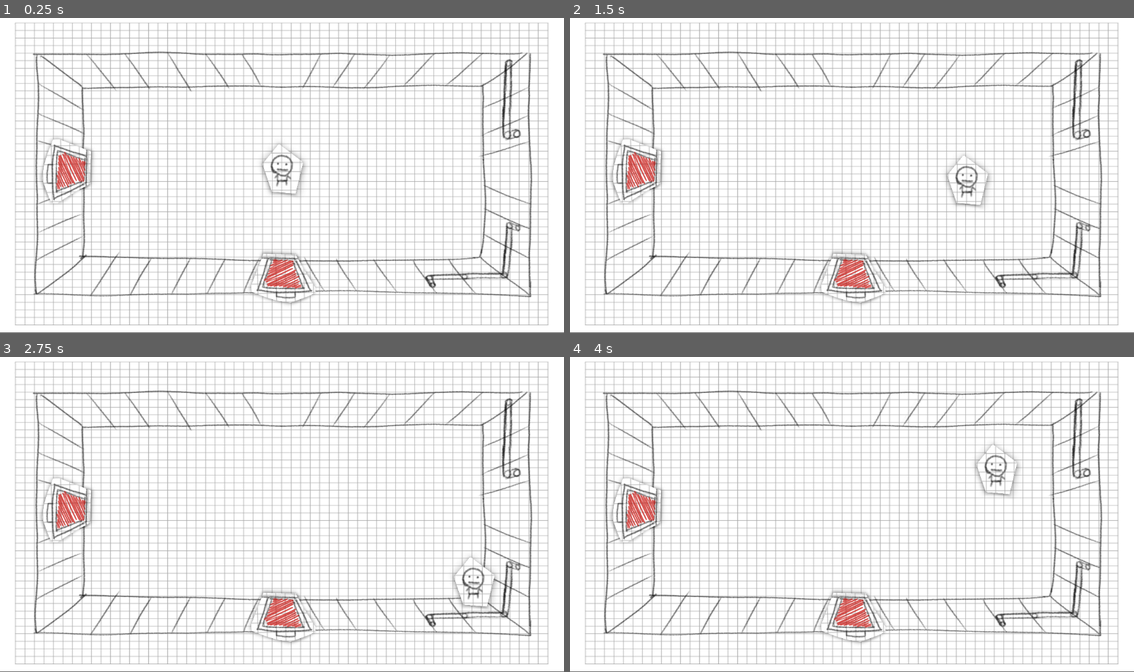
Above: before the commit, frames 1-4 (two rows, left to right).
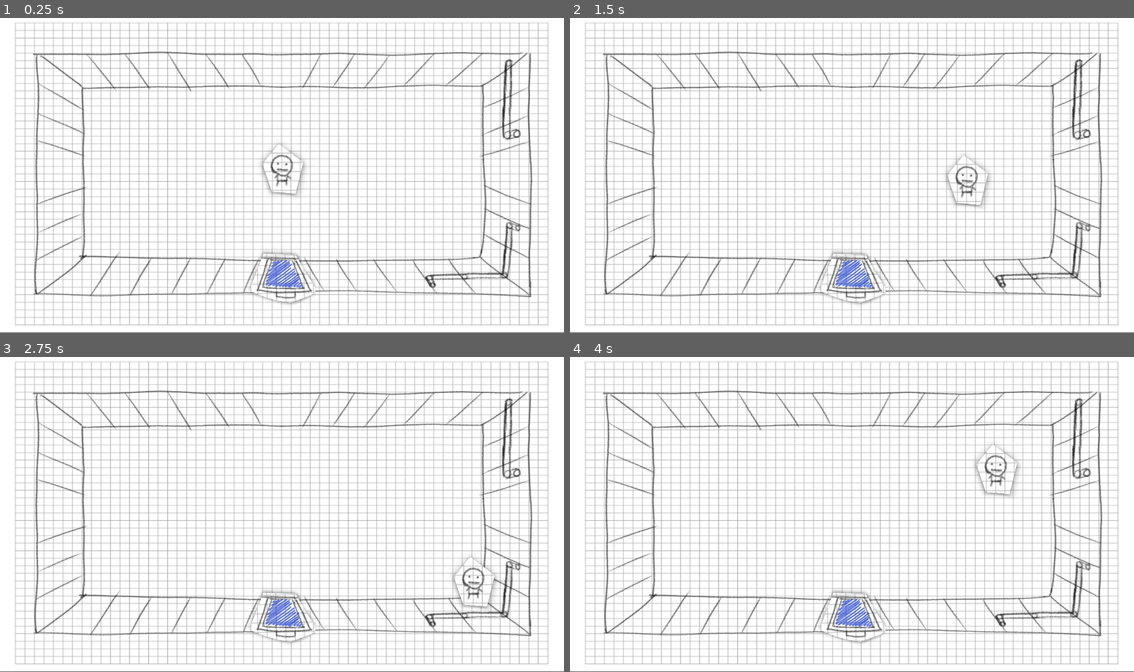
Above: after the commit, the same moments.

Repository: Hadrex0/a-game-in-which-one-player-escapes-the-aliens-and-the-other-helps-him-by-controlling-the-spaceship
Game: Godot game, scene res://scenes/map/main/dungeon.tscn
The game is run twice, just before and just after one commit, with the same random seed, the same clock (stepped at 60 frames per second) and the same inputs.
Inputs:
- Up to frame 1 (0.25 s): no input
- Up to frame 2 (1.5 s): tap Enter at 0.5 s; hold D (move_right) 0.53-1.28 s; hold S (move_down) from 1.28 s (still down)
- Up to frame 3 (2.75 s): release S (move_down) at 2.03 s; hold D (move_right) from 2.03 s (still down)
- Up to frame 4 (4 s): release D (move_right) at 2.78 s; hold W (move_up) 2.78-3.53 s; hold A (move_left) from 3.53 s (still down)

The runs differ from the first frame. In frame 1, 1.5% of the frame differs, in the area x 7-54%, y 37-86%; in frame 2, 1.5%; in frame 3, 1.5%; in frame 4, 1.5%.

Commit message:
done random generating door colors
- the door color is randomized.
- there are no one-way connections.
- every connection have one color for doors.

Diff:
--- a/scenes/map/main/dungeon_manager.gd
+++ b/scenes/map/main/dungeon_manager.gd
@@ -46,6 +46,7 @@
 		"id": id,
 		"pos": pos,
 		"doors": [false, false, false, false],
+		"doors_color": [-1, -1, -1, -1],
 		"connections": [-1, -1, -1, -1],
 		"room_scene" : PackedScene
 	}
@@ -139,10 +140,14 @@
 
 # Create connections between the rooms of the spaceship.
 func _add_branches(probability: float):
+	# Set id of isolated room as last room id.
+	var next_isolated_id = next_id
+
 	# Go through all of the rooms.
 	for x in range(_dimensions.x):
 		for y in range(_dimensions.y):
 			var room = dungeon[x][y]
+
 			if room == null: #if at x,y is no room, skip those coordinates.
 				continue
 
@@ -151,6 +156,7 @@
 				var dir = DIRECTIONS[i]
 				var nx = x+dir.x
 				var ny = y+dir.y
+				var random_color: int = randi_range(0, 3)
 
 				# If if the next room coordinates are within the dungeon skip those coordinates.
 				if nx < 0 or nx >= _dimensions.x or ny < 0 or ny >= _dimensions.y:
@@ -160,17 +166,26 @@
 				if dungeon[nx][ny] == null:
 					if randf() >= probability:
 						continue
-					dungeon[nx][ny] = make_room(next_id, Vector2i(nx, ny))
-					next_id += 1
-					room.doors[i] = true
-
-				# Set connections to room id, for representing corridor.
-				room.connections[i] = dungeon[nx][ny].id
-				dungeon[nx][ny].connections[(i+2)%4] = room.id
-
-				# Set doors to true for spawning doors.
-				room.doors[i] = true
-				dungeon[nx][ny].doors[(i+2)%4] = true
+					dungeon[nx][ny] = make_room(next_isolated_id, Vector2i(nx, ny))
+					next_isolated_id += 1
+
+				# Check if there is no connection yet and if the connection is with singular room.
+				if room.connections[i] == -1 and !(room.id > next_id or dungeon[nx][ny].id > next_id):
+					_set_door_data(i, random_color, room, nx, ny)
+
+func _set_door_data(door_id: int, door_color: int, room, room_x: int, room_y: int) -> void:
+	var opposite_id = (door_id+2)%4
+
+	# Set connections to room id, for representing corridor.
+	room.connections[door_id] = dungeon[room_x][room_y].id
+	dungeon[room_x][room_y].connections[opposite_id] = room.id
+
+	# Set doors to true for spawning doors.
+	room.doors[door_id] = true
+	dungeon[room_x][room_y].doors[opposite_id] = true
+
+	room.doors_color[door_id] = door_color
+	dungeon[room_x][room_y].doors_color[opposite_id] = door_color
 
 #---ROOM-DISPLAY------------------
 
@@ -193,7 +208,7 @@
 	# Print all doors in correct positions.
 	for i in 4:
 		if cell.doors[i]:
-			room.call_deferred("add_door", i, cell.connections[i])
+			room.call_deferred("add_door", i, cell.connections[i], cell.doors_color[i])
 
 	# Debug print
 	_print_current_room()
@@ -239,7 +254,49 @@
 		for y in range(_dimensions.y):
 			var r = dungeon[x][y]
 			if r != null:
-				print("Room ", r.id, " at ", r.pos, " connects to ", r.connections)
+				# Start the line variable
+				var line = "Room "
+
+				# Goal: line = "Room xx at ("
+				if r.id < 10:
+					line += " "
+				line += str(r.id) + " at ("
+
+				# Goal: line = "Room xx at (xx,"
+				if r.pos.x < 10:
+					line += " "
+				line += str(r.pos.x) + ","
+
+				# Goal: line = "Room xx at (xx,xx) connects to ["
+				if r.pos.y < 10:
+					line += " "
+				line += str(r.pos.y) + ") connects to ["
+
+				# Goal: line = "Room xx at (xx,xx) connects to [xx/C, xx/C, xx/C, xx/C]"
+				for i in 4:
+					if r.connections[i] == -1:
+						line += " -/-"
+					else:
+						if r.connections[i] < 10:
+							line += " "
+						line += str(r.connections[i]) + "/"
+
+						# Get color first leter from doors_color
+						match r.doors_color[i]:
+							0:
+								line += "R"
+							1:
+								line += "B"
+							2:
+								line += "G"
+							3:
+								line += "Y"
+					if i < 3:
+						line += ", "
+				line += "]"
+
+				# Print formatted line.
+				print(line)
 
 # Print room in which Player is located.
 func _print_current_room() -> void:
--- a/scenes/map/main/game_manager.gd
+++ b/scenes/map/main/game_manager.gd
@@ -11,9 +11,9 @@
 # Variables for Player 2.
 signal color_stance_changed
 var red = false #stance of red color items
-var blue = false #stance of red color items
-var green = false #stance of red color items
-var yellow = false #stance of red color items
+var blue = false #stance of blue color items
+var green = false #stance of green color items
+var yellow = false #stance of yellow color items
 
 #---INITIALIZE-VARIABLES----------
 
--- a/scenes/map/rooms/base_room.gd
+++ b/scenes/map/rooms/base_room.gd
@@ -3,7 +3,12 @@
 #---VARIABLES---------------------
 
 # Variable for colored doors.
-@export var _red_door: PackedScene
+@onready var _door = [
+	"res://scenes/map/objects/doors/red_door.tscn",
+	"res://scenes/map/objects/doors/blue_door.tscn",
+	"res://scenes/map/objects/doors/green_door.tscn",
+	"res://scenes/map/objects/doors/yellow_door.tscn"
+]
 
 # Variable for location of the doors.
 @onready var _east_door : Node2D = $DoorMarkers/EastDoor
@@ -14,9 +19,9 @@
 #---ADDING-DOOR--------------------
 
 # Add door to room parent node.
-func add_door(direction: int, connected_room: int) -> void:
+func add_door(direction: int, connected_room: int, color_id: int) -> void:
 	# Select correct door color.
-	var door: BaseDoor = _red_door.instantiate()
+	var door: BaseDoor = load(_door[color_id]).instantiate()
 
 	# Add selected door to the room.
 	add_child(door)
